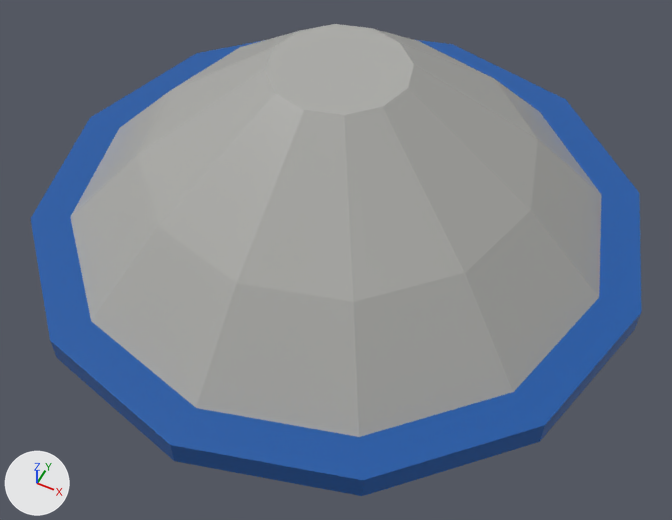
An edit to the glTF model assets/base/gltf/greebles/civilian_fairing.glb, drawn before and after from the same camera.
Rendered twice from a camera (50 mm lens) standing at (0.226, -0.458, 0.528) and looking at (0.024, -0.053, 0.023). Lighting does not change. The marker at lower left points along +X, +Y and +Z. The older version comes first.

The older version as bpy lines, for what is in view:
```python
mat_hull = principled_material('hull')
mat_hull.base_color = (0.42, 0.42, 0.4)  # grey #adadaa
mat_hull.roughness = 0.35
me_mesh_0 = bpy.data.meshes.new('Mesh_0')
me_mesh_0.from_pydata(...)  # 64 vertices, 132 faces; spans x -0.235..0.235, y -0.235..0.235, z 0.0..0.15
# faces by material slot: [48, 84]
me_mesh_0.materials.append(mat_accent)  # blue #1959a6
me_mesh_0.materials.append(mat_hull)  # grey #adadaa
ob_mesh_0 = bpy.data.objects.new('Mesh_0', me_mesh_0)
ob_mesh_0.location = (0.0, 0.0, 0.0)
```
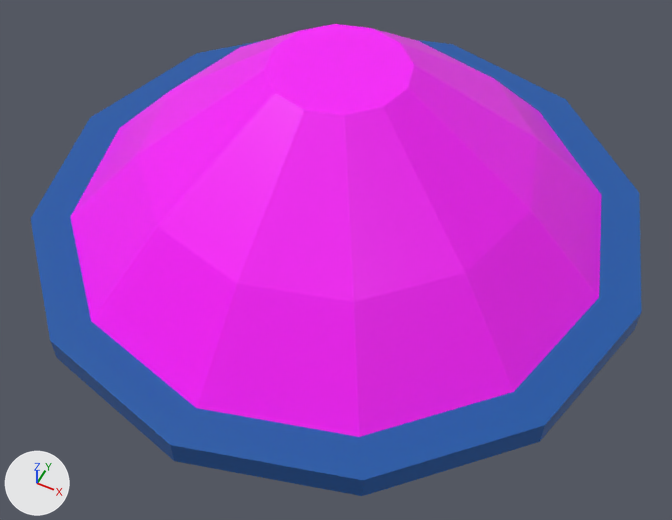
Location of each change, (x1, y1, x2, y2) in pixels of the pictures (672 x 520 px):
'Mesh_0', recoloured (grey to pink)
    both: (67, 24, 605, 441)

Edits to the bpy script that builds the scene:
```text
Change mat_hull:
    mat_hull.base_color: (0.42, 0.42, 0.4) -> (1.0, 0.0, 1.0)  # grey #adadaa -> pink #ff00ff
```
